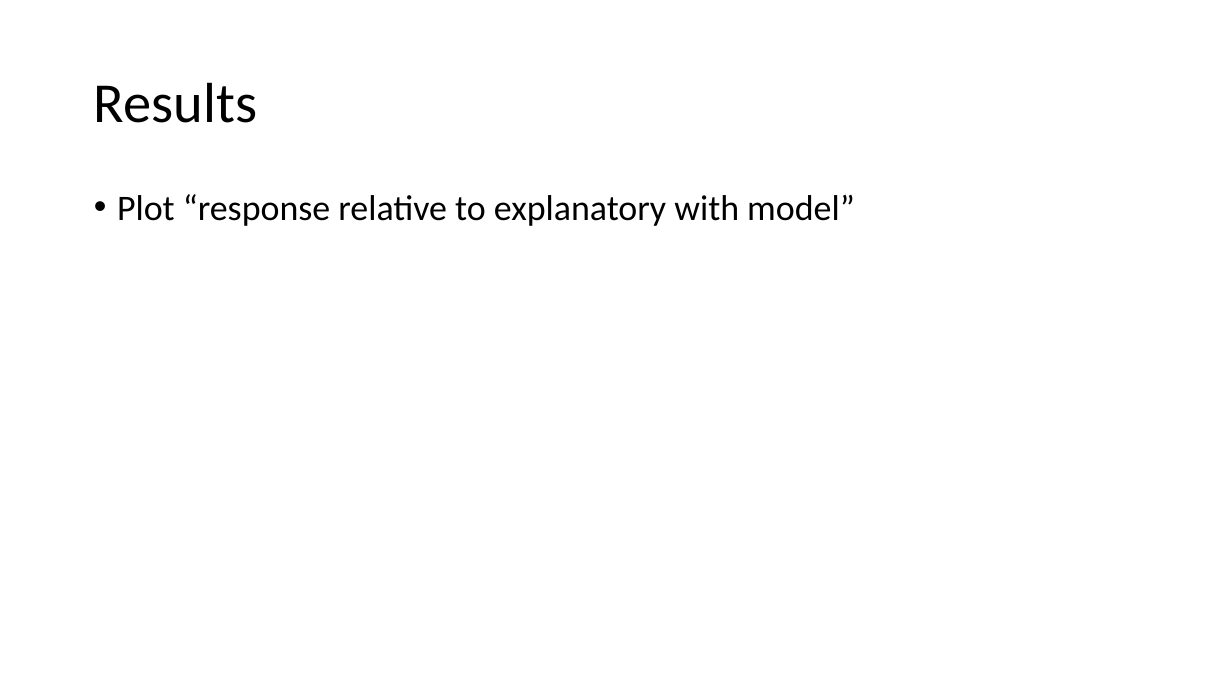
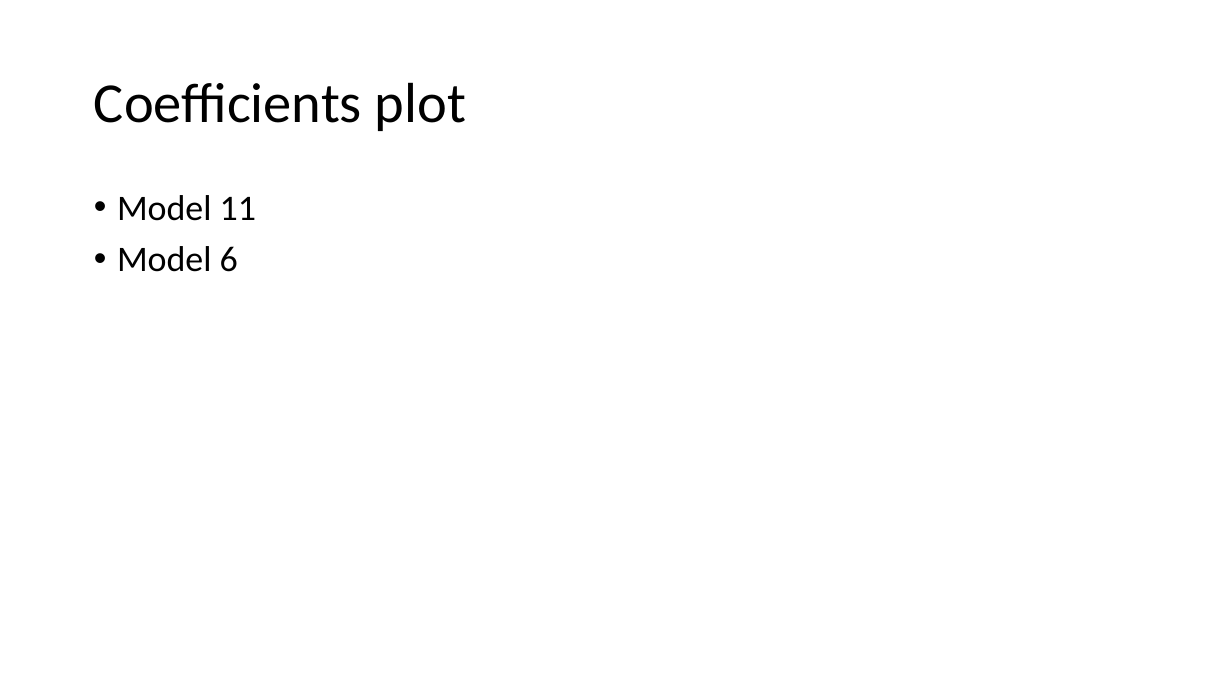
Before and after one commit to rghansen/ES482, a slide deck: slide 6 of ES data project presentation_salmon diet.pptx (slide 5 before the commit). Drawn at 1232x693 pixels with LibreOffice and Linux fonts; fonts in the diff are those of the drawing. Boxes give left, top, right and bottom in pixels: in the first picture for what was removed or moved away, otherwise in the second. Text is boxed around its words. In the diff, an @@ line names an element or a change of style, - is before the commit and + after.

```diff
--- a/ES data project presentation_salmon diet.pptx
+++ b/ES data project presentation_salmon diet.pptx
@@ title at (x1=94, y1=82, x2=466, y2=131): text changed @@
-Results
+Coefficients plot
@@ text at (x1=117, y1=195, x2=256, y2=272): text changed @@
-• Plot “response relative to explanatory with model”
+• Model 11
+• Model 6
```
Also in this commit, not shown: 3 other slides changed, 2 slides added.
